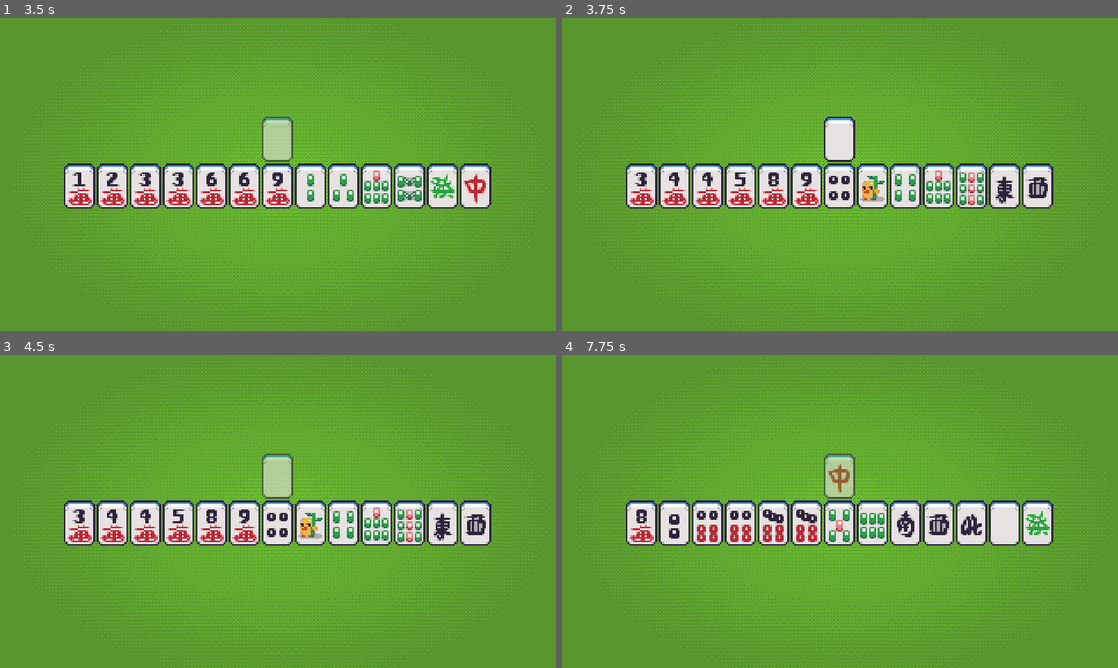
Above: before the commit, frames 1-4 (two rows, left to right).
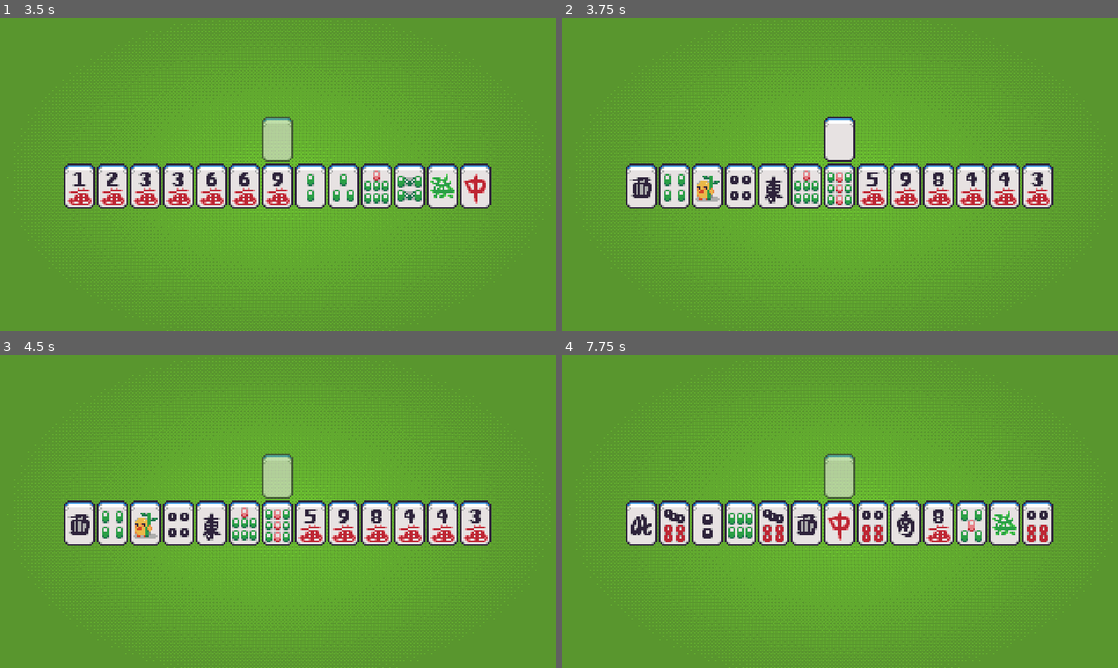
Above: after the commit, the same moments.

Repository: Bellothedog/yahjong
Game: Godot game, scene res://scenes/menu.tscn
Same seed, same stepped clock (60 frames per second), same inputs: the game is played once before the commit and once after it.
Inputs (mouse positions are in pixels of both pictures, inside the frame that each line leads up to):
- Up to frame 1 (3.5 s): click "Play" at 0.5 s; click (278, 140) at 1.27 s; click (278, 140) at 2.02 s; click (278, 140) at 2.77 s
- Up to frame 2 (3.75 s): tap Enter at 3.5 s; hold A (deal) from 3.53 s (still down)
- Up to frame 3 (4.5 s): tap D (score, bound only after the commit) at 3.8, 4.35 s; tap Space at 4.25 s; release A (deal) at 4.28 s
- Up to frame 4 (7.75 s): tap A (deal) at 4.55, 6.05, 7.55 s; tap Enter at 5, 6.5 s; hold A (deal) 5.03-5.78 s; tap D (score, bound only after the commit) at 5.3, 5.85, 6.8, 7.35 s; tap Space at 5.75, 7.25 s; hold A (deal) 6.53-7.28 s

Frame 1 is identical in both runs. In frame 2, 4.0% of the frame differs, in the area x 12-88%, y 48-60%; in frame 3, 4.0%; in frame 4, 3.4%.

Commit message:
Fix re-deal, start scoring algorithm

Diff:
--- a/project.godot
+++ b/project.godot
@@ -33,6 +33,11 @@
 "events": [Object(InputEventKey,"resource_local_to_scene":false,"resource_name":"","device":-1,"window_id":0,"alt_press …(191 unchanged characters)…
 ]
 }
+score={
+"deadzone": 0.5,
+"events": [Object(InputEventKey,"resource_local_to_scene":false,"resource_name":"","device":-1,"window_id":0,"alt_pressed":false,"shift_pressed":false,"ctrl_pressed":false,"meta_pressed":false,"pressed":false,"keycode":0,"physical_keycode":68,"key_label":0,"unicode":100,"location":0,"echo":false,"script":null)
+]
+}
 
 [rendering]
 
--- a/src/gameManager.gd
+++ b/src/gameManager.gd
@@ -7,3 +7,41 @@
 	Global.gameWind = Global.suits[3].pick_random()
 	Global.handWind = Global.suits[3].pick_random()
 	tileManagerStart.emit()
+	var tileManagerNode = get_node('tileManager')
+	tileManagerNode.gameOver.connect(gameOver)
+
+func _input(event) -> void:
+	if event.is_action_pressed("score"):
+		score()
+
+func score():
+	var group = 0
+	var pair = 0
+	# Go through tiles one by one
+	for tile in len(Global.player1['Hand']) - 2:
+		for suit in Global.suits:
+			# Try to find tile in suit
+			if suit.find(Global.player1['Hand'][tile]) != -1:
+				# Test if next tile is part of sequence
+				if Global.player1['Hand'][tile + 1] == suit[suit.find(Global.player1['Hand'][tile + 1])]:
+					# Test if next tile over is also part of sequence, chii
+					if Global.player1['Hand'][tile + 2] == suit[suit.find(Global.player1['Hand'][tile + 2])]:
+						group += 1
+				# Test if next tile is identical
+				elif Global.player1['Hand'][tile + 1] == Global.player1['Hand'][tile]:
+					# Test if next tile over is also identical, pon
+					if Global.player1['Hand'][tile + 1] == Global.player1['Hand'][tile]:
+						group += 1
+					else:
+						pair += 1
+				else:
+					if (group == 4 and pair == 1) or (pair == 7):
+						print('Win!')
+					else:
+						print('No win')
+						break
+
+
+func gameOver():
+	print('Game Over!')
+	score()
--- a/src/tileManager.gd
+++ b/src/tileManager.gd
@@ -2,6 +2,7 @@
 
 # to be emitted when hand state changes
 signal updateHand
+signal gameOver
 
 # Called when the node enters the scene tree for the first time.
 func _ready() -> void:
@@ -53,9 +54,11 @@
 func dealNew():
 	# Deal new tile to each unheld tile in hand
 	for tile in len(Global.player1['Tile Stats']):
-		print(tile)
 		if Global.player1['Tile Stats'][tile] == 0:
-			Global.player1['Hand'][tile] = Global.tiles[0]
-			Global.tiles.remove_at(0)
-	Global.player1['Hand'].sort_custom(sort)
+			if len(Global.tiles) > 0:
+				Global.player1['Hand'][tile] = Global.tiles[0]
+				Global.tiles.remove_at(0)
+			else:
+				Global.player1['Hand'].sort_custom(sort)
+				gameOver.emit()
 	updateHand.emit()
Not shown, added: scenes/tab1DA2.tmp
Not shown, added: scenes/tab9DE0.tmp
Not shown, added: scenes/tabC399.tmp
Not shown, added: scenes/tabE5D0.tmp
